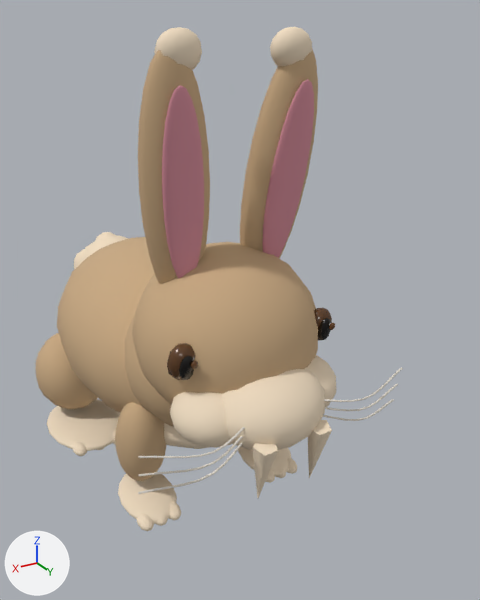
The glTF model public/models/rabbit.glb, before and after one commit.
The view is the same before and after, from a camera (50 mm lens) standing at (1.01, 2.18, 1.73) and looking at (-0.16, 0.23, 0.76). The lights are fixed; the arrows at lower left show +X, +Y and +Z. The first picture is the older version. Both versions are drawn at frame 7 of the action 'bite'; the numbers are the values there.

Objects in the first picture: 'Body', 'EarInner-1', 'EarInner1', 'EarOuter-1', 'EarOuter1', 'EarTip1', 'Muzzle', 'PawBRFoot', 'PawBRLimb', 'PawFRFoot', 'PawFRLimb', 'Skull' and 8 more.
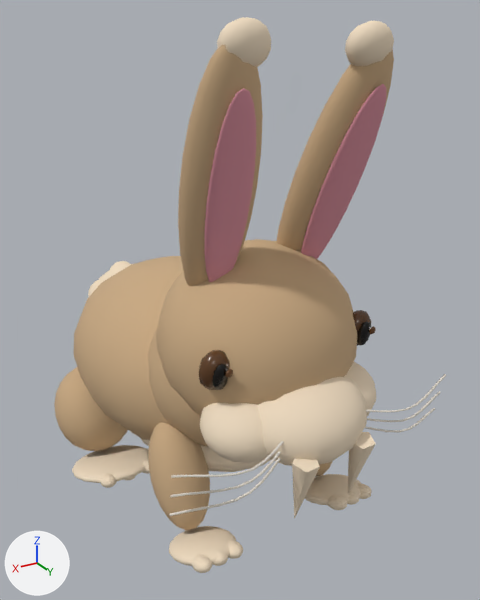
Not drawn themselves, but carrying or shaping drawn objects: ob_visual, ob_head, ob_earl, ob_earr, ob_pawfl, ob_pawfr, ob_pawbr.

Changed parts and their boxes (x1, y1, x2, y2) in the pictures (480 x 600 px):
```json
{"object": "Skull", "change": "moved, turned", "before": [132, 242, 318, 405], "after": [156, 239, 357, 416]}
{"object": "Body", "change": "moved", "before": [57, 237, 174, 427], "after": [74, 256, 208, 447]}
{"object": "Muzzle", "change": "moved, turned", "before": [170, 355, 336, 450], "after": [200, 362, 376, 466]}
{"object": "EarOuter1", "change": "moved, turned", "before": [138, 50, 210, 284], "after": [178, 45, 263, 286]}
{"object": "EarInner1", "change": "moved, turned", "before": [162, 85, 204, 278], "after": [205, 88, 256, 282]}
{"object": "EarOuter-1", "change": "moved, turned", "before": [240, 49, 318, 258], "after": [276, 50, 394, 252]}
{"object": "EarInner-1", "change": "moved, turned", "before": [263, 79, 314, 258], "after": [301, 84, 386, 259]}
{"object": "PawFRLimb", "change": "moved, turned", "before": [115, 403, 167, 481], "after": [148, 423, 210, 530]}
{"object": "PawBRFoot", "change": "moved, turned", "before": [47, 399, 119, 456], "after": [72, 445, 150, 488]}
{"object": "PawBRLimb", "change": "moved, turned", "before": [36, 333, 98, 409], "after": [54, 367, 128, 451]}
{"object": "PawFRFoot", "change": "moved, turned", "before": [118, 474, 181, 531], "after": [169, 526, 243, 573]}
{"object": "EarTip1", "change": "moved, turned", "before": [154, 27, 202, 70], "after": [217, 17, 271, 67]}
{"object": "Fang", "change": "moved, turned", "before": [253, 420, 332, 498], "after": [292, 432, 375, 518]}
{"object": "EarTip-1", "change": "moved, turned", "before": [270, 27, 312, 67], "after": [345, 21, 394, 66]}
{"object": "Whisker-1_0", "change": "moved, turned", "before": [138, 367, 403, 494], "after": [169, 374, 446, 516]}
{"object": "PawFLFoot", "change": "moved, turned", "before": [238, 447, 297, 483], "after": [304, 474, 372, 510]}
{"object": "Iris.001", "change": "moved, turned", "before": [167, 343, 198, 380], "after": [199, 350, 233, 390]}
{"object": "Belly", "change": "moved", "before": [117, 412, 208, 449], "after": [141, 439, 270, 472]}
{"object": "Iris", "change": "moved, turned", "before": [314, 308, 335, 341], "after": [353, 310, 376, 346]}
{"object": "TailPuff", "change": "moved", "before": [74, 232, 128, 270], "after": [88, 261, 131, 297]}
{"object": "PawFLLimb", "change": "moved, turned", "after": [316, 462, 332, 476], "on screen": "not visible before"}
```

The change, as JSON lines over the scene's bpy script:
```json
{"op": "set", "path": "ob_visual.parent", "old": "ob_rabbit", "new": "ob_combatmotion"}
{"op": "set", "path": "ob_visual.location", "old": "(0.0, -0.0467, 0.0233)", "new": "(0.0, 0.0, 0.0142)"}
{"op": "set", "path": "ob_head.rotation_euler", "old": "(-0.171, 0.0, 0.0)", "new": "(-0.303, 0.0, 0.0)", "note": "degrees (-10, 0, 0) -> degrees (-17, 0, 0)"}
{"op": "set", "path": "ob_earl.rotation_euler", "old": "(-0.005, 0.0, 0.0)", "new": "(-0.207, 0.0, 0.0)", "note": "degrees (-0.3, 0, 0) -> degrees (-12, 0, 0)"}
{"op": "set", "path": "ob_earr.rotation_euler", "old": "(0.00667, 0.0, 0.0)", "new": "(-0.178, 0.0, 0.0)", "note": "degrees (0.4, 0, 0) -> degrees (-10, 0, 0)"}
{"op": "set", "path": "ob_pawfl.rotation_euler", "old": "(-0.177, 0.0, 0.0)", "new": "(0.267, 0.0, 0.0)", "note": "degrees (-10, 0, 0) -> degrees (15, 0, 0)"}
{"op": "set", "path": "ob_pawfr.rotation_euler", "old": "(-0.177, 0.0, 0.0)", "new": "(0.267, 0.0, 0.0)", "note": "degrees (-10, 0, 0) -> degrees (15, 0, 0)"}
{"op": "set", "path": "ob_pawbr.rotation_euler", "old": "(0.0, 0.0, 0.0)", "new": "(0.23, 0.0, 0.0)", "note": "degrees (0, 0, 0) -> degrees (13, 0, 0)"}
{"op": "add", "block": "ob_combatmotion", "code": ["ob_combatmotion = bpy.data.objects.new('CombatMotion', None)", "ob_combatmotion.parent = ob_rabbit", "ob_combatmotion.location = (0.0, 0.233, 0.0175)", "ob_combatmotion.rotation_euler = (0.127, -0.0019, 0.0132)  # degrees (7.3, -0.1, 0.8)"]}
```
